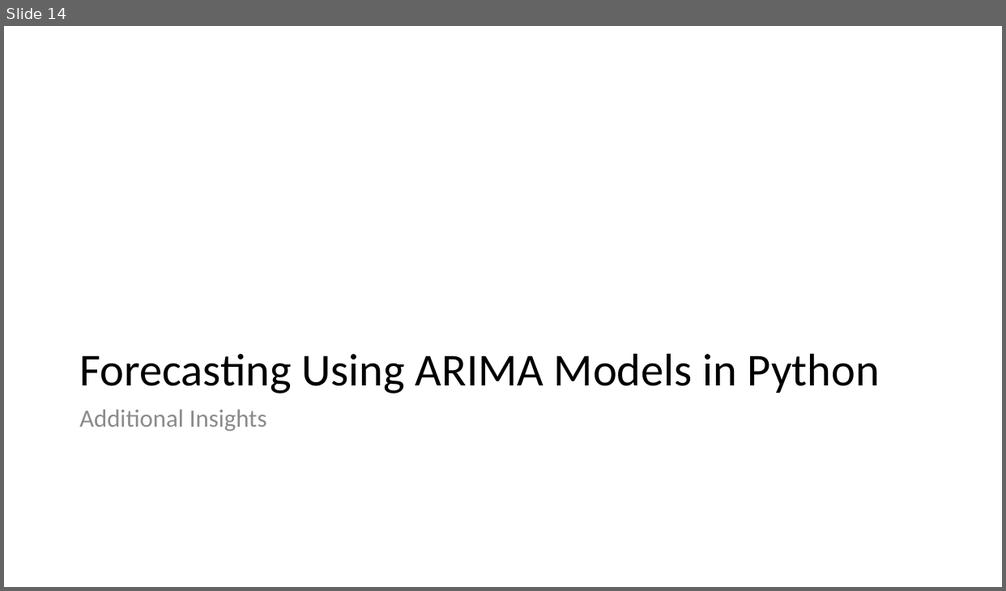
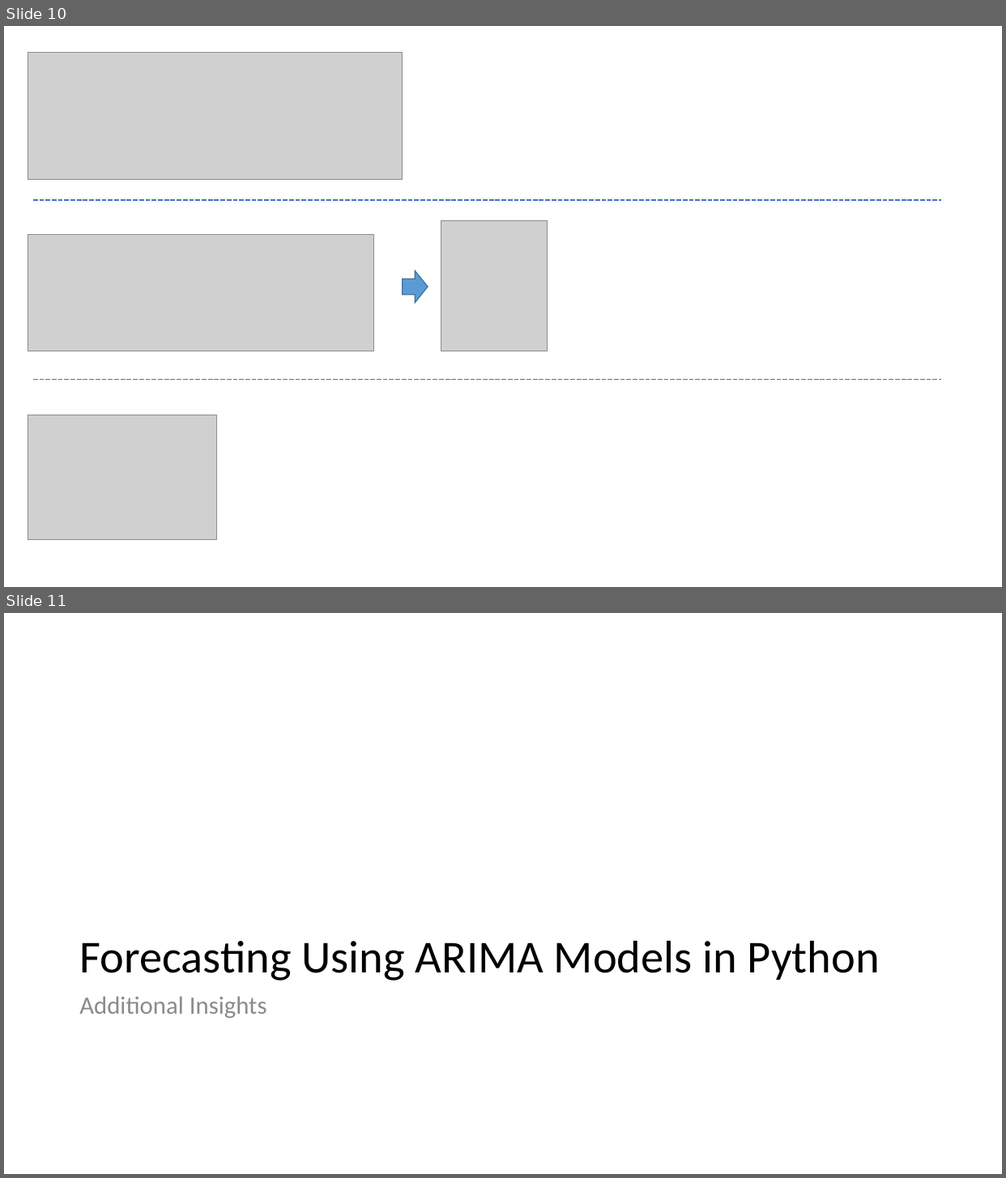
Before and after one commit to FIM-Expert/python-academy, a slide deck: DataCamp/forecasting-using-arima-models-in-python/forecasting-using-arima-models-in-python-Copy1.pptx. Shown one above the other, each under a label of ours: slide 14 before the commit, slides 10 and 11 after it. The pictures are 1006x591 and 1006x1178 pixels, drawn with LibreOffice and Linux fonts; fonts in the diff are those of the drawing; grey boxes stand for pictures. Boxes give left, top, right and bottom in pixels: in the first picture for what was removed or moved away, otherwise in the second. Text is boxed around its words. In the diff, an @@ line names an element or a change of style, - is before the commit and + after.

```diff
--- a/DataCamp/forecasting-using-arima-models-in-python/forecasting-using-arima-models-in-python-Copy1.pptx
+++ b/DataCamp/forecasting-using-arima-models-in-python/forecasting-using-arima-models-in-python-Copy1.pptx
@@ slide 10 added at box(4, 26, 1002, 587), background #FFFFFF @@
@@ picture added at box(28, 53, 403, 180) @@
@@ line added from (33, 200) to (941, 200), #4472C4 1.5 pt dashed @@
@@ picture added at box(28, 235, 374, 352) @@
@@ picture added at box(441, 221, 548, 352) @@
@@ right arrow added at box(403, 271, 428, 302), fill #5B9BD5, outline #43739E 1 pt @@
@@ line added from (33, 379) to (941, 379), #4472C4 1.5 pt dashed @@
@@ picture added at box(28, 416, 216, 540) @@
@@ what was slide 14 is now slide 11 @@
```
Also in this commit, not shown: 1 slide changed, 1 other slide added, 3 slides removed, 2 other files.
